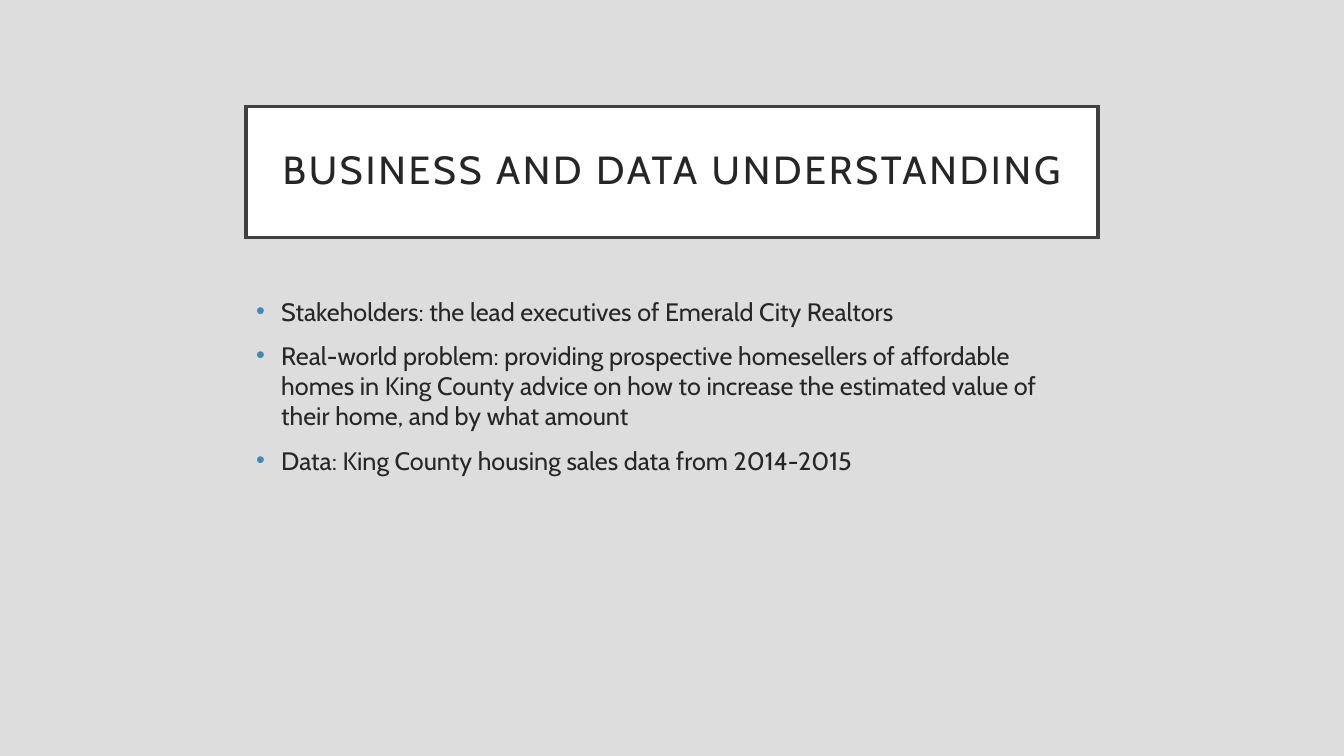
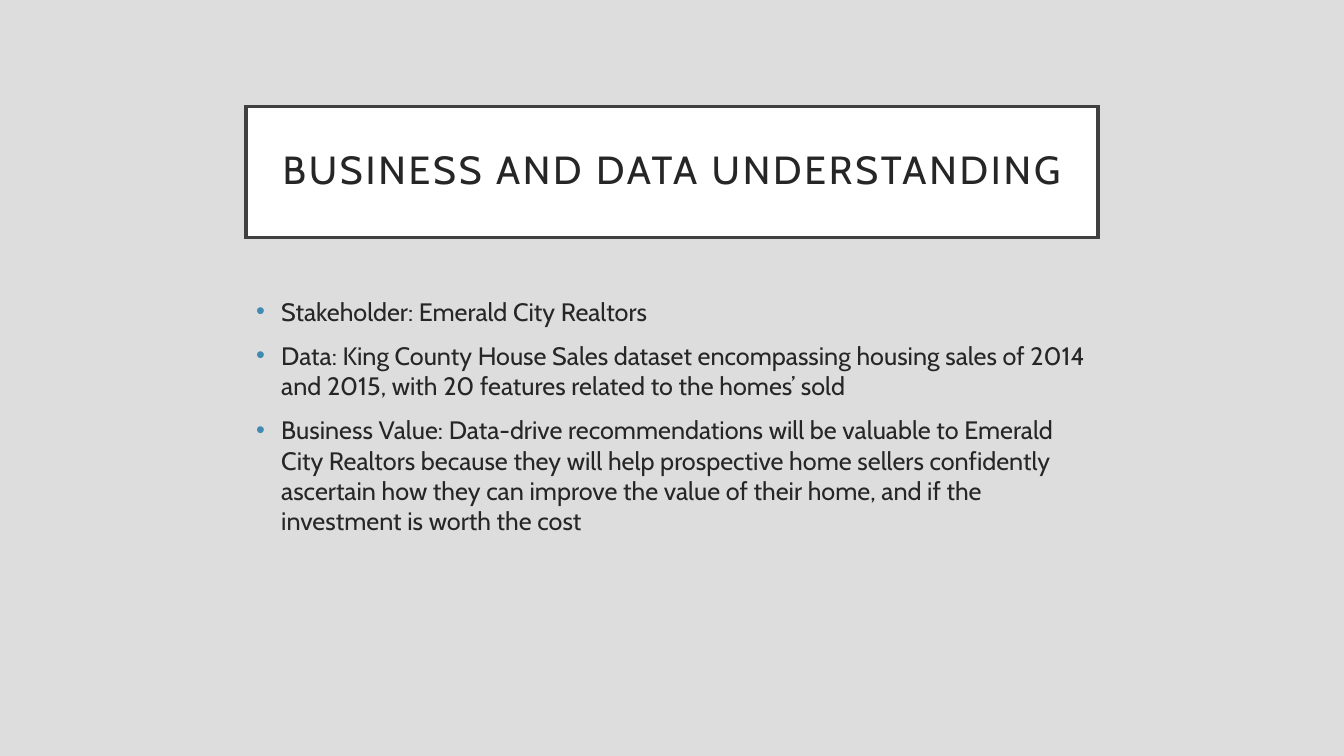
Before and after one commit to rfb-vibe/multiple-linear-regression-project, a slide deck: slide 3 of phase-2-project.pptx. Drawn at 1344x756 pixels with LibreOffice and Linux fonts; fonts in the diff are those of the drawing. Boxes give left, top, right and bottom in pixels: in the first picture for what was removed or moved away, otherwise in the second. Text is boxed around its words. In the diff, an @@ line names an element or a change of style, - is before the commit and + after.

```diff
--- a/phase-2-project.pptx
+++ b/phase-2-project.pptx
@@ text at (281, 302, 1084, 531): text changed @@
-• Stakeholders: the lead executives of Emerald City Realtors
-• Real-world problem: providing prospective homesellers of affordable homes in King County advice on how to increase the estimated value of their home, and by what amount
-• Data: King County housing sales data from 2014-2015
+• Stakeholder: Emerald City Realtors
+• Data: King County House Sales dataset encompassing housing sales of 2014 and 2015, with 20 features related to the homes’ sold
+• Business Value: Data-drive recommendations will be valuable to Emerald City Realtors because they will help prospective home sellers confidently ascertain how they can improve the value of their home, and if the investment is worth the cost
```
Also in this commit, not shown: 5 other slides changed, 2 slides added, 1 slide removed, 2 other files.
